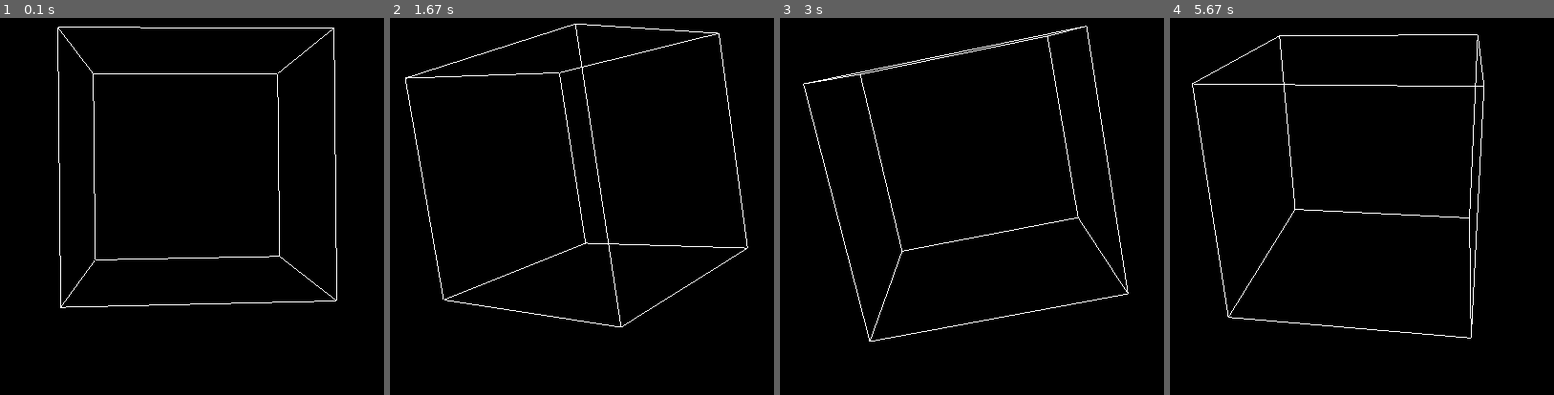
Above: before the commit, frames 1-4 (left to right).
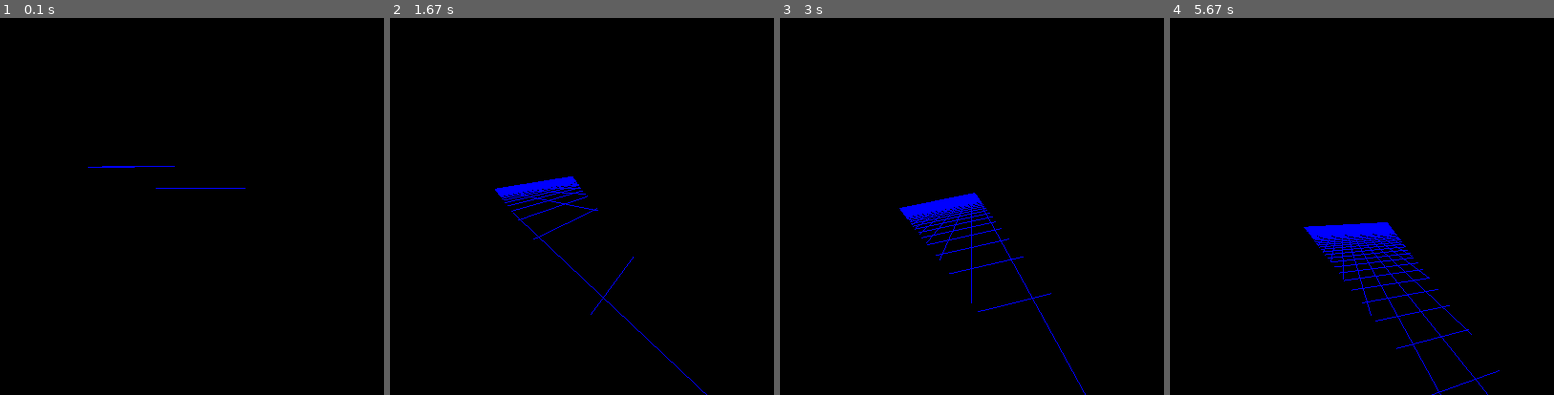
Above: after the commit, the same moments.

Repository: qcjames53/AnnotationTool
Game: pygame game, started from opengl_pygame_simple.py
Two runs of this game, one before a commit and one after it. Both use one fixed random seed, a clock stepped at 60 frames per second and the inputs below.
Inputs:
- Up to frame 1 (0.1 s): no input
- Up to frame 2 (1.67 s): no input
- Up to frame 3 (3 s): no input
- Up to frame 4 (5.67 s): no input

The runs differ from the first frame. In frame 1, 1.5% of the frame differs, in the area x 14-88%, y 2-77%; in frame 2, 2.4%; in frame 3, 2.8%; in frame 4, 3.4%, in the area x 5-86%, y 4-100%.

Commit message:
Mid-day opengl pushes for James debugging.

Diff:
--- a/opengl_pygame.py
+++ b/opengl_pygame.py
@@ -16,12 +16,14 @@
 
 # Constants
 show_full_data = True
-camera_rot = (30, 0)
+ctrl_multi = 10
 background_image = "test_image.png"
+camera_translation_amount = 0.1
+camera_rotation_amount = 1
+camera_mod_fov_amount = math.radians(1)
 box_translation_amount = 0.1
 box_rotation_amount = math.radians(1)
 box_mod_dimension_amount = 0.1
-box_mod_ctrl_multiplier = 10
 box_blink_speed = 15
 box_label_font = OpenGL.GLUT.GLUT_BITMAP_8_BY_13
 box_edge_render_order = (
@@ -46,19 +48,26 @@
 show_ground_plane_grid = False
 box_blink_frame = 0
 box_blink_state = False
+camera_rot = [30, 0]
+camera_pos = [0, 0, -5]
+camera_fov = 45
+
+def set_camera():
+    glLoadIdentity()
+    gluPerspective(camera_fov, (render_size[0] / render_size[1]), 0.1,
+                   50.0)  # (FOV, Aspect Ratio, Near Clipping Plane, Far Clipping Plane)
+    glTranslatef(camera_pos[0], camera_pos[1], camera_pos[2])  # move camera
+    glRotatef(camera_rot[0], 1, 0, 0)  # rotation of camera (angle, x, y, z)
+    glRotatef(camera_rot[1], 0, 1, 0)
 
 # Initialize PyGame Display Window & OpenGL
 pygame.init()
 glutInit()
 render_size = (720, 480)
 render = pygame.display.set_mode(render_size, DOUBLEBUF | OPENGL)  # Double buffer for monitor refresh rate & OpenGL support in Pygame
-gluPerspective(45, (render_size[0] / render_size[1]), 0.1, 50.0)  # (FOV, Aspect Ratio, Near Clipping Plane, Far Clipping Plane)
+set_camera()
 pygame.display.set_caption("Open GL Test")
 clock = pygame.time.Clock()
-
-# Camera Setup
-glTranslatef(0.0,0.0, -5)  # move camera back 5 units
-glRotatef(camera_rot[0], 1, 0, 0)  # rotation of camera (angle, x, y, z)
 
 # OpenGL Image display shader setup
 vertexShader = """
@@ -410,7 +419,7 @@
                 glDisable(GL_BLEND)
 
 
-def instantiate_box(position=(0,0,0), rotation=0, width=1.5, height=1, length=2, object_type="Car"):
+def instantiate_box(position=(0,0,0), rotation=0, width=1, height=1, length=1, object_type="Car"):
     color_value = (random.random(), random.random(), random.random())
     new_box = BoundingBox(position=position, rotation=rotation, length=length, width=width, height=height,
                       object_type=object_type, color_value=color_value)
@@ -419,6 +428,16 @@
     boxes.append(new_box)
 
 
+def mod_camera(x=0, y=0, z=0, rot_a=0, rot_b=0, fov=0):
+    global camera_fov
+    camera_pos[0] += x
+    camera_pos[1] += y
+    camera_pos[2] += z
+    camera_rot[0] += rot_a
+    camera_rot[1] += rot_b
+    camera_fov += fov
+    set_camera()
+
 # Main program runtime loop
 while True:
     for event in pygame.event.get():
@@ -427,64 +446,82 @@
             quit()
 
         if event.type == pygame.KEYDOWN:
-            # Box creation and deletion
-            if event.key == pygame.K_RETURN:
-                instantiate_box()
-                box_blink_frame = 0
-                box_blink_state = True
-            elif (event.key == pygame.K_DELETE or event.key == pygame.K_BACKSPACE) and len(boxes) > 0:
-                boxes.pop(selected_box)
-                selected_box = min(selected_box,len(boxes)-1)  # clamp selected_box to usable range
-                box_blink_frame = 0
-                box_blink_state = True
-
-            # Box selection
-            elif (event.key == pygame.K_PAGEDOWN or event.key == pygame.K_z) and selected_box > 0 :  # Select Previous Box
-                selected_box -= 1
-                box_blink_frame = 0
-                box_blink_state = True
-            elif (event.key == pygame.K_PAGEUP or event.key == pygame.K_x) and selected_box < len(boxes)-1:  # Select Next Box
-                selected_box += 1
-                box_blink_frame = 0
-                box_blink_state = True
-
             # Toggle debug plane visibility
-            elif pygame.key.get_mods() & pygame.KMOD_ALT:
+            if pygame.key.get_mods() & pygame.KMOD_ALT:
                 show_ground_plane_grid = not show_ground_plane_grid
 
-            # Reset selected box to default values
-            elif event.key == pygame.K_SPACE:
-                boxes[selected_box].reset()
-
-            # Adjust selected box translation
-            elif event.key == pygame.K_UP:
-                boxes[selected_box].mod_pos((0, 0, -box_translation_amount * (box_mod_ctrl_multiplier if pygame.key.get_mods() & pygame.KMOD_CTRL else 1)))
-            elif event.key == pygame.K_DOWN:
-                boxes[selected_box].mod_pos((0, 0, box_translation_amount * (box_mod_ctrl_multiplier if pygame.key.get_mods() & pygame.KMOD_CTRL else 1)))
-            elif event.key == pygame.K_LEFT:
-                boxes[selected_box].mod_pos((-box_translation_amount * (box_mod_ctrl_multiplier if pygame.key.get_mods() & pygame.KMOD_CTRL else 1), 0, 0))
-            elif event.key == pygame.K_RIGHT:
-                boxes[selected_box].mod_pos((box_translation_amount * (box_mod_ctrl_multiplier if pygame.key.get_mods() & pygame.KMOD_CTRL else 1), 0, 0))
-
-            # Adjust selected box dimensions
-            elif event.key == pygame.K_w:
-                boxes[selected_box].mod_height(box_mod_dimension_amount * (box_mod_ctrl_multiplier if pygame.key.get_mods() & pygame.KMOD_CTRL else 1))
-            elif event.key == pygame.K_s and boxes[selected_box].height - (box_mod_dimension_amount * (box_mod_ctrl_multiplier if pygame.key.get_mods() & pygame.KMOD_CTRL else 1)) > 0:
-                boxes[selected_box].mod_height(-box_mod_dimension_amount * (box_mod_ctrl_multiplier if pygame.key.get_mods() & pygame.KMOD_CTRL else 1))
-            elif event.key == pygame.K_a and boxes[selected_box].width - (box_mod_dimension_amount * (box_mod_ctrl_multiplier if pygame.key.get_mods() & pygame.KMOD_CTRL else 1)) > 0:  # Adjust Width of Selected Box
-                boxes[selected_box].mod_width(-box_mod_dimension_amount * (box_mod_ctrl_multiplier if pygame.key.get_mods() & pygame.KMOD_CTRL else 1))
-            elif event.key == pygame.K_d:
-                boxes[selected_box].mod_width(box_mod_dimension_amount * (box_mod_ctrl_multiplier if pygame.key.get_mods() & pygame.KMOD_CTRL else 1))
-            elif event.key == pygame.K_q and boxes[selected_box].length - (box_mod_dimension_amount * (box_mod_ctrl_multiplier if pygame.key.get_mods() & pygame.KMOD_CTRL else 1)) > 0:  # Adjust Length / Depth of Selected Box
-                boxes[selected_box].mod_length(-box_mod_dimension_amount * (box_mod_ctrl_multiplier if pygame.key.get_mods() & pygame.KMOD_CTRL else 1))
-            elif event.key == pygame.K_e:
-                boxes[selected_box].mod_length(box_mod_dimension_amount * (box_mod_ctrl_multiplier if pygame.key.get_mods() & pygame.KMOD_CTRL else 1))
-
-            # Adjust selected box rotation
-            elif event.key == pygame.K_r:
-                boxes[selected_box].mod_rot(box_rotation_amount * (box_mod_ctrl_multiplier if pygame.key.get_mods() & pygame.KMOD_CTRL else 1))
-            elif event.key == pygame.K_f:
-                boxes[selected_box].mod_rot(-box_rotation_amount * (box_mod_ctrl_multiplier if pygame.key.get_mods() & pygame.KMOD_CTRL else 1))
+            #ALT toggles between camera controls and box controls
+            if show_ground_plane_grid:
+                # Camera translation
+
+                # Camera  rotation
+                if event.key == pygame.K_UP:
+                    mod_camera(
+                        rot_a = camera_rotation_amount * (ctrl_multi if pygame.key.get_mods() & pygame.KMOD_CTRL else 1))
+                elif event.key == pygame.K_DOWN:
+                    mod_camera(
+                        rot_a = -camera_rotation_amount * (ctrl_multi if pygame.key.get_mods() & pygame.KMOD_CTRL else 1))
+                elif event.key == pygame.K_LEFT:
+                    mod_camera(
+                        rot_b = camera_rotation_amount * (ctrl_multi if pygame.key.get_mods() & pygame.KMOD_CTRL else 1))
+                elif event.key == pygame.K_RIGHT:
+                    mod_camera(
+                        rot_b = -camera_rotation_amount * (ctrl_multi if pygame.key.get_mods() & pygame.KMOD_CTRL else 1))
+            else:
+                # Box creation and deletion
+                if event.key == pygame.K_RETURN:
+                    instantiate_box()
+                    box_blink_frame = 0
+                    box_blink_state = True
+                elif (event.key == pygame.K_DELETE or event.key == pygame.K_BACKSPACE) and len(boxes) > 0:
+                    boxes.pop(selected_box)
+                    selected_box = min(selected_box,len(boxes)-1)  # clamp selected_box to usable range
+                    box_blink_frame = 0
+                    box_blink_state = True
+
+                # Box selection
+                elif (event.key == pygame.K_PAGEDOWN or event.key == pygame.K_z) and selected_box > 0 :  # Select Previous Box
+                    selected_box -= 1
+                    box_blink_frame = 0
+                    box_blink_state = True
+                elif (event.key == pygame.K_PAGEUP or event.key == pygame.K_x) and selected_box < len(boxes)-1:  # Select Next Box
+                    selected_box += 1
+                    box_blink_frame = 0
+                    box_blink_state = True
+
+                # Reset selected box to default values
+                elif event.key == pygame.K_SPACE:
+                    boxes[selected_box].reset()
+
+                # Adjust selected box translation
+                elif event.key == pygame.K_UP:
+                    boxes[selected_box].mod_pos((0, 0, -box_translation_amount * (ctrl_multi if pygame.key.get_mods() & pygame.KMOD_CTRL else 1)))
+                elif event.key == pygame.K_DOWN:
+                    boxes[selected_box].mod_pos((0, 0, box_translation_amount * (ctrl_multi if pygame.key.get_mods() & pygame.KMOD_CTRL else 1)))
+                elif event.key == pygame.K_LEFT:
+                    boxes[selected_box].mod_pos((-box_translation_amount * (ctrl_multi if pygame.key.get_mods() & pygame.KMOD_CTRL else 1), 0, 0))
+                elif event.key == pygame.K_RIGHT:
+                    boxes[selected_box].mod_pos((box_translation_amount * (ctrl_multi if pygame.key.get_mods() & pygame.KMOD_CTRL else 1), 0, 0))
+
+                # Adjust selected box dimensions
+                elif event.key == pygame.K_w:
+                    boxes[selected_box].mod_height(box_mod_dimension_amount * (ctrl_multi if pygame.key.get_mods() & pygame.KMOD_CTRL else 1))
+                elif event.key == pygame.K_s and boxes[selected_box].height - (box_mod_dimension_amount * (ctrl_multi if pygame.key.get_mods() & pygame.KMOD_CTRL else 1)) > 0:
+                    boxes[selected_box].mod_height(-box_mod_dimension_amount * (ctrl_multi if pygame.key.get_mods() & pygame.KMOD_CTRL else 1))
+                elif event.key == pygame.K_a and boxes[selected_box].width - (box_mod_dimension_amount * (ctrl_multi if pygame.key.get_mods() & pygame.KMOD_CTRL else 1)) > 0:  # Adjust Width of Selected Box
+                    boxes[selected_box].mod_width(-box_mod_dimension_amount * (ctrl_multi if pygame.key.get_mods() & pygame.KMOD_CTRL else 1))
+                elif event.key == pygame.K_d:
+                    boxes[selected_box].mod_width(box_mod_dimension_amount * (ctrl_multi if pygame.key.get_mods() & pygame.KMOD_CTRL else 1))
+                elif event.key == pygame.K_q and boxes[selected_box].length - (box_mod_dimension_amount * (ctrl_multi if pygame.key.get_mods() & pygame.KMOD_CTRL else 1)) > 0:  # Adjust Length / Depth of Selected Box
+                    boxes[selected_box].mod_length(-box_mod_dimension_amount * (ctrl_multi if pygame.key.get_mods() & pygame.KMOD_CTRL else 1))
+                elif event.key == pygame.K_e:
+                    boxes[selected_box].mod_length(box_mod_dimension_amount * (ctrl_multi if pygame.key.get_mods() & pygame.KMOD_CTRL else 1))
+
+                # Adjust selected box rotation
+                elif event.key == pygame.K_r:
+                    boxes[selected_box].mod_rot(box_rotation_amount * (ctrl_multi if pygame.key.get_mods() & pygame.KMOD_CTRL else 1))
+                elif event.key == pygame.K_f:
+                    boxes[selected_box].mod_rot(-box_rotation_amount * (ctrl_multi if pygame.key.get_mods() & pygame.KMOD_CTRL else 1))
 
     box_blink_frame += 1
     if box_blink_frame >= box_blink_speed:
@@ -495,7 +532,7 @@
     glClear(GL_COLOR_BUFFER_BIT | GL_DEPTH_BUFFER_BIT)
     draw_background_image()
     if show_ground_plane_grid:
-        draw_ground_plane_grid(100, 0.5)
+        draw_ground_plane_grid(100, 1)
         draw_axis()
     for index in range(0, len(boxes)):
         if selected_box == index and box_blink_state:
--- a/opengl_pygame_simple.py
+++ b/opengl_pygame_simple.py
@@ -1,4 +1,5 @@
 import pygame
+import numpy as np
 from pygame.locals import *
 from OpenGL.GL import *
 from OpenGL.GLU import *
@@ -32,9 +33,37 @@
 pygame.init()
 render_size = (720, 480)
 render = pygame.display.set_mode(render_size, DOUBLEBUF | OPENGL)
-gluPerspective(45, (render_size[0] / render_size[1]), 0.1, 50.0)
+# gluPerspective(45, (render_size[0] / render_size[1]), 0.1, 50.0)
 clock = pygame.time.Clock()
+
+near_clipping_plane = 0.1
+far_clipping_plane = 50
+persp_temp_a = near_clipping_plane + far_clipping_plane
+persp_temp_b = near_clipping_plane * far_clipping_plane
+persp = np.array([[583.2829786373293,                 0,        320.0,            0],
+                  [                0, 579.4112549695428,        240.0,            0],
+                  [                0,                 0, persp_temp_a, persp_temp_b],
+                  [                0,                 0,           -1,            0]])
+glLoadIdentity()
+# glOrtho(0, render_size[0], render_size[1], 0, near_clipping_plane, far_clipping_plane);
+glOrtho(-1 * render_size[0]/2, render_size[0]/2, -1 * render_size[1]/2, render_size[1]/2, near_clipping_plane, far_clipping_plane);
+glMultMatrixd(persp)
+
+
 glTranslatef(0.0,0.0, -5)
+
+def draw_ground_plane_grid(lines, distance_between_lines):
+    distance = lines * distance_between_lines
+    plane_max = distance / 2
+    plane_min = -plane_max
+    glBegin(GL_LINES)
+    glColor3fv((0,0,1))
+    for i in range(0,lines+1):
+        glVertex3fv((plane_min + i*distance_between_lines,0,plane_min))
+        glVertex3fv((plane_min + i*distance_between_lines,0,plane_max))
+        glVertex3fv((plane_min, 0, plane_min + i*distance_between_lines))
+        glVertex3fv((plane_max, 0, plane_min + i*distance_between_lines))
+    glEnd()
 
 while True:
     for event in pygame.event.get():
@@ -43,8 +72,10 @@
             quit()
 
     glRotatef(1, 0, 1, 0.2)
+    glClear(GL_COLOR_BUFFER_BIT | GL_DEPTH_BUFFER_BIT)
 
-    glClear(GL_COLOR_BUFFER_BIT | GL_DEPTH_BUFFER_BIT)
+    draw_ground_plane_grid(100, 0.5)
+
     glBegin(GL_LINES)
     glColor3fv((1, 1, 1))
     for edge in box_edge_render_order:
--- /dev/null
+++ b/opengl_pygame_simple_old.py
@@ -0,0 +1,57 @@
+import pygame
+import numpy as np
+from pygame.locals import *
+from OpenGL.GL import *
+from OpenGL.GLU import *
+
+box_edge_render_order = (
+    (0,1),
+    (0,3),
+    (0,4),
+    (2,1),
+    (2,3),
+    (2,7),
+    (6,3),
+    (6,4),
+    (6,7),
+    (5,1),
+    (5,4),
+    (5,7)
+)
+
+box_vertices = (
+    (1,-1,-1),
+    (1,1,-1),
+    (-1,1,-1),
+    (-1,-1,-1),
+    (1,-1,1),
+    (1,1,1),
+    (-1,-1,1),
+    (-1,1,1)
+)
+
+pygame.init()
+render_size = (720, 480)
+render = pygame.display.set_mode(render_size, DOUBLEBUF | OPENGL)
+gluPerspective(45, (render_size[0] / render_size[1]), 0.1, 50.0)
+clock = pygame.time.Clock()
+glTranslatef(0.0,0.0, -5)
+
+while True:
+    for event in pygame.event.get():
+        if event.type == pygame.QUIT:
+            pygame.quit()
+            quit()
+
+    glRotatef(1, 0, 1, 0.2)
+    glClear(GL_COLOR_BUFFER_BIT | GL_DEPTH_BUFFER_BIT)
+
+    glBegin(GL_LINES)
+    glColor3fv((1, 1, 1))
+    for edge in box_edge_render_order:
+        for vertex in edge:
+            glVertex3fv(box_vertices[vertex])
+    glEnd()
+
+    pygame.display.flip()
+    clock.tick(30)
